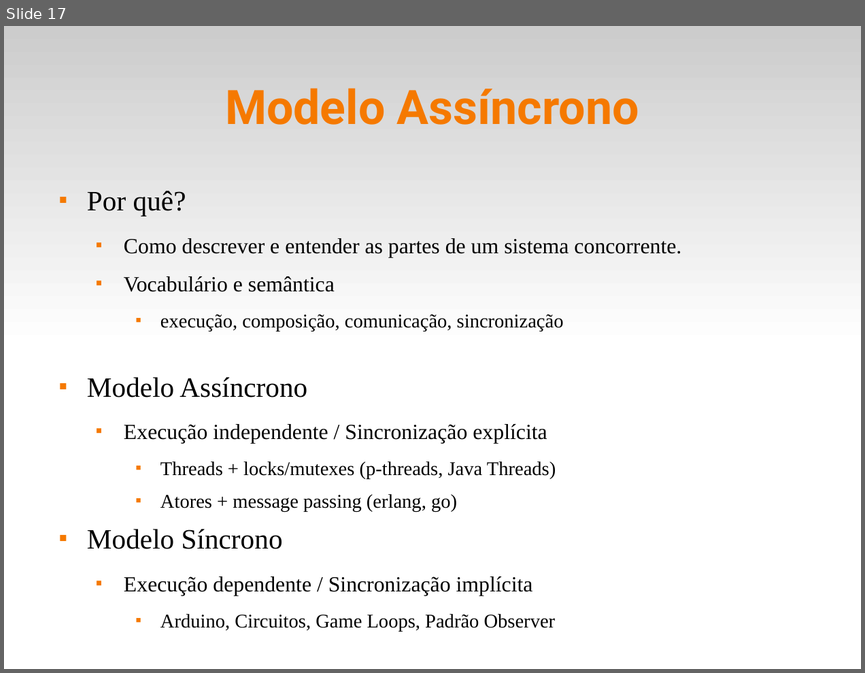
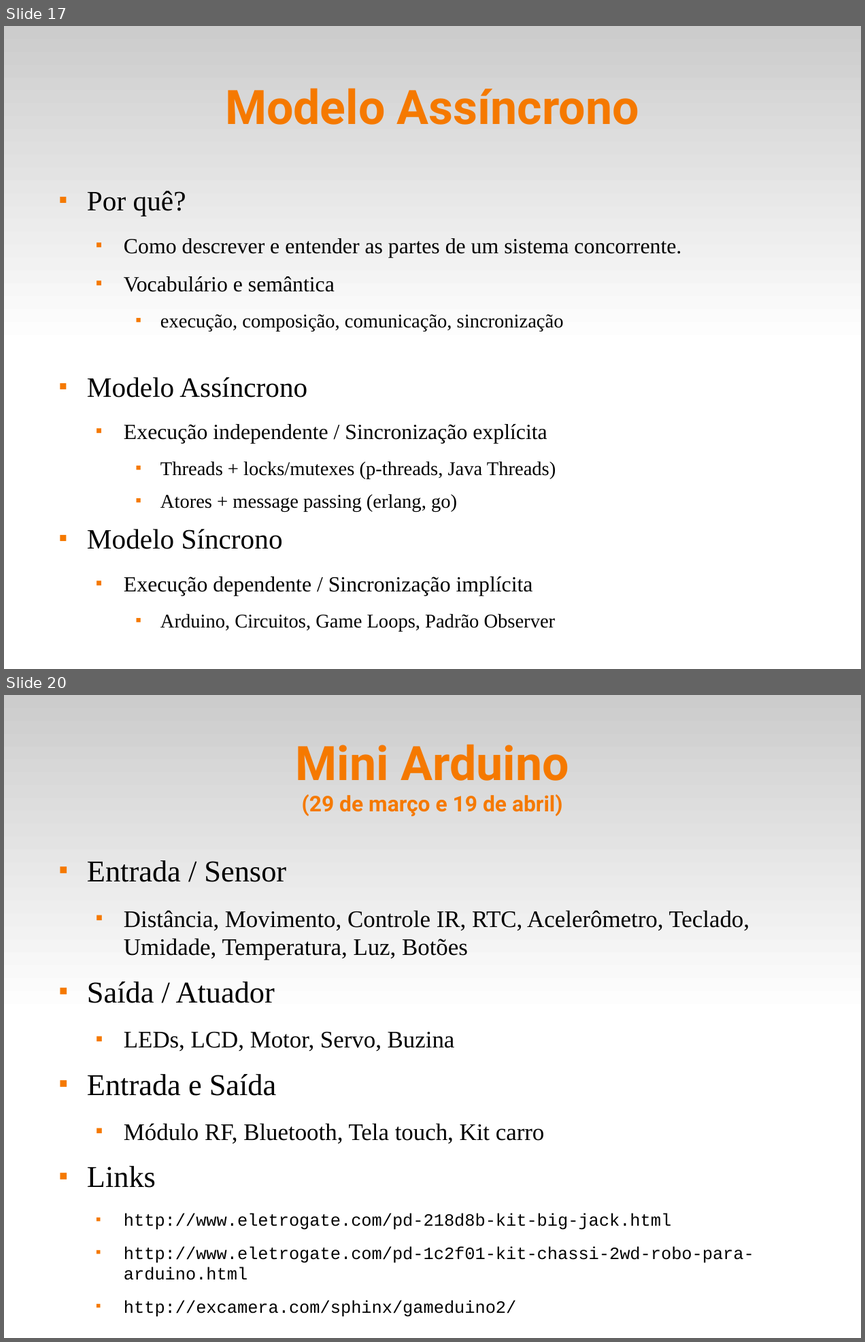
Before and after one commit to fsantanna-uerj/reativos, a slide deck: slides/02_arduino.odp. Shown one above the other, each under a label of ours: slide 17 before the commit, slides 17 and 20 after it; the slides between them are not shown. The pictures are 865x673 and 865x1342 pixels, drawn with LibreOffice and Linux fonts; fonts in the diff are those of the drawing. Boxes give left, top, right and bottom in pixels: in the first picture for what was removed or moved away, otherwise in the second. Text is boxed around its words. In the diff, an @@ line names an element or a change of style, - is before the commit and + after.

Commit message:
(>) mini projeto arduino

```diff
--- a/slides/02_arduino.odp
+++ b/slides/02_arduino.odp
@@ slide 20 added at box(4, 695, 861, 1338), background #FFFFFF; not listed: 1 template element that a slide beside it also shows @@
@@ title added at box(296, 744, 568, 816), 20 pt, text #F57900, bold @@
+Mini Arduino
+(29 de março e 19 de abril)
@@ text added at box(87, 860, 754, 1317), 16 pt, text #000000 @@
+■ Entrada / Sensor
+  ■ Distância, Movimento, Controle IR, RTC, Acelerômetro, Teclado, Umidade, Temperatura, Luz, Botões
+■ Saída / Atuador
+  ■ LEDs, LCD, Motor, Servo, Buzina
+■ Entrada e Saída
+  ■ Módulo RF, Bluetooth, Tela touch, Kit carro
+■ Links
+  ■ http://www.eletrogate.com/pd-218d8b-kit-big-jack.html
+  ■ http://www.eletrogate.com/pd-1c2f01-kit-chassi-2wd-robo-para-arduino.html
+  ■ http://excamera.com/sphinx/gameduino2/
```
Also in this commit, not shown: 2 other slides added, 1 other file.
